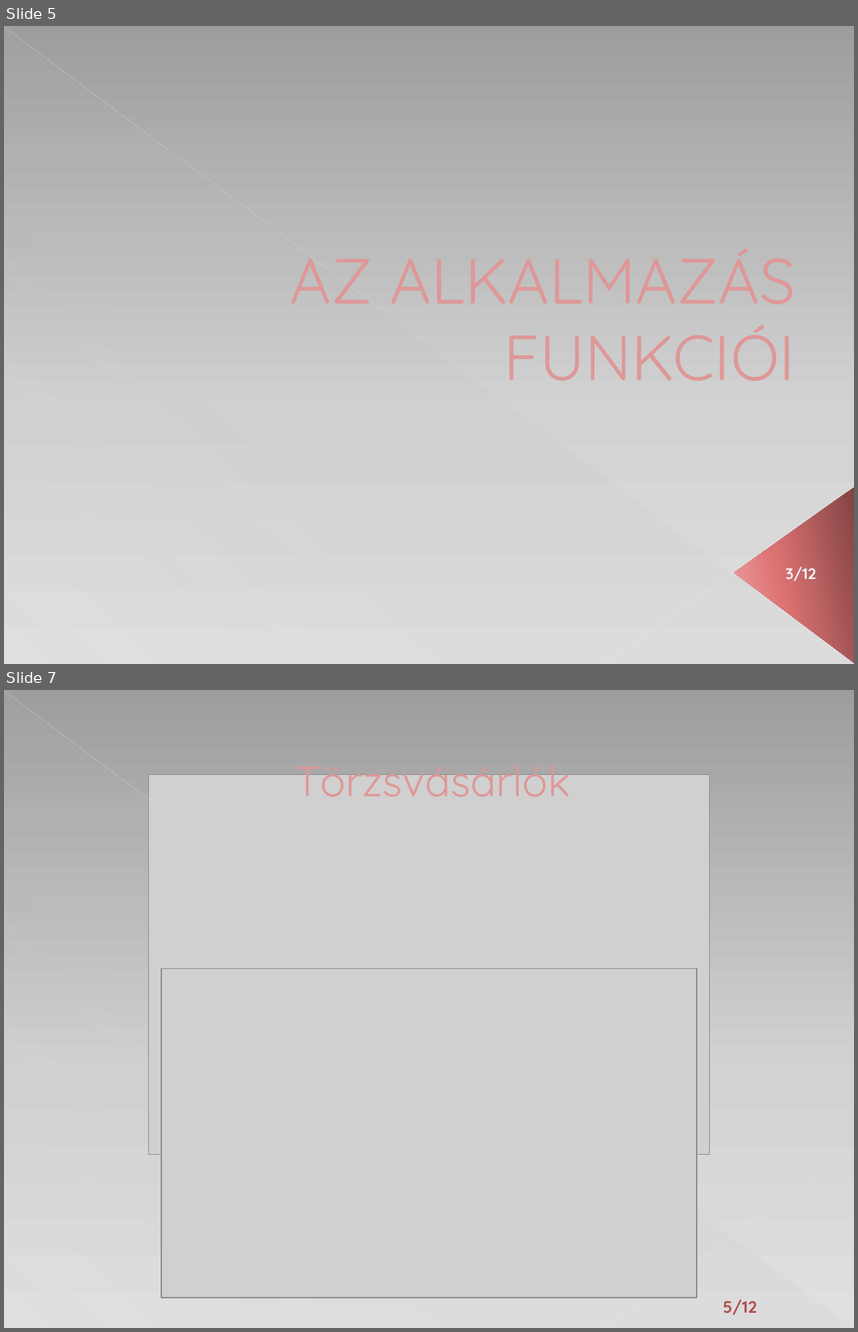
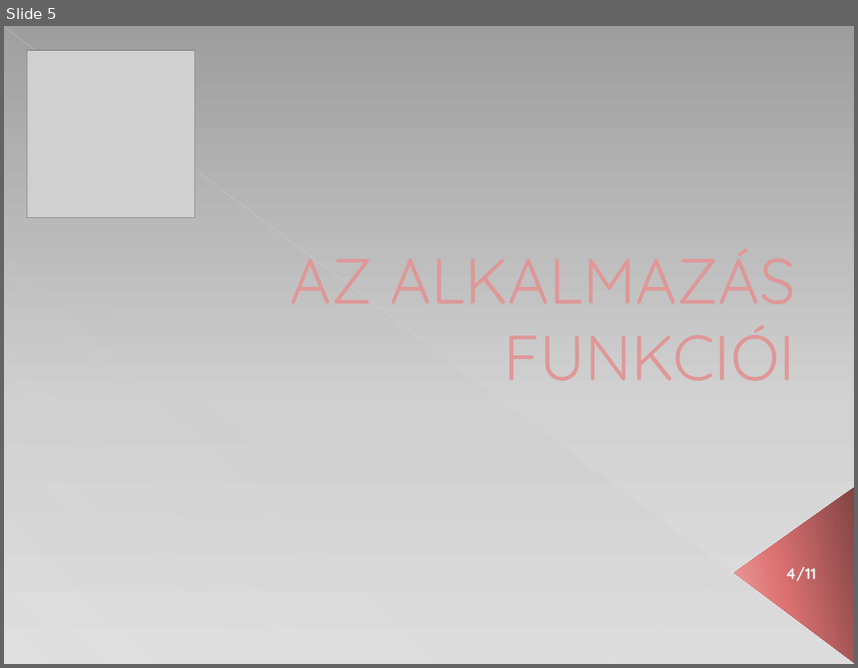
Before and after one commit to horeczky95/Szakdolgozat, a slide deck: ANTIKVÁR KÖNYVESBOLT.pptx. Shown one above the other, each under a label of ours: slides 5 and 7 before the commit, slide 5 after it; the slides between them are not shown. The pictures are 858x1332 and 858x668 pixels, drawn with LibreOffice and Linux fonts; fonts in the diff are those of the drawing; grey boxes stand for pictures. Boxes give left, top, right and bottom in pixels: in the first picture for what was removed or moved away, otherwise in the second. Text is boxed around its words. In the diff, an @@ line names an element or a change of style, - is before the commit and + after.

```diff
--- a/ANTIKVÁR KÖNYVESBOLT.pptx
+++ b/ANTIKVÁR KÖNYVESBOLT.pptx
@@ slide 7 removed at bbox=[4, 690, 854, 1328], background gradient #9E9E9E to #D2D2D2 to #E0E0E0; not listed: 3 template elements that a slide beside it also shows @@
@@ title removed at bbox=[295, 752, 570, 775] @@
-Törzsvásárlók
@@ picture removed at bbox=[148, 774, 708, 1154] @@
@@ picture removed at bbox=[161, 969, 697, 1298] @@
@@ text removed at bbox=[723, 1299, 757, 1314] @@
-5/12
@@ slide 5 changed as well @@
@@ picture added at bbox=[27, 51, 195, 218] @@
@@ text at bbox=[786, 566, 816, 581]: text changed @@
-3/12
+4/11
```
Also in this commit, not shown: 6 other slides changed, 6 slides added, 6 other slides removed, 17 other files.
